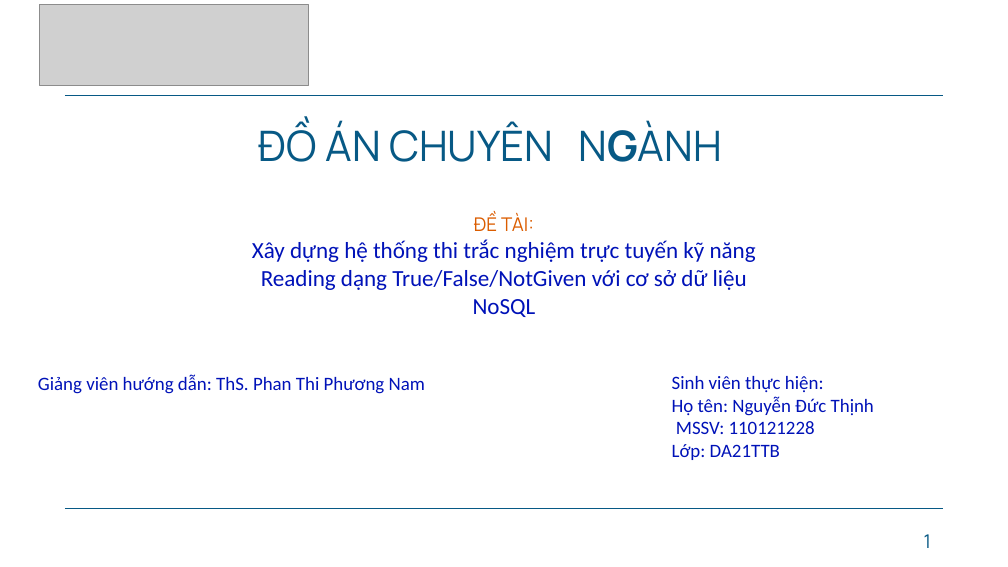
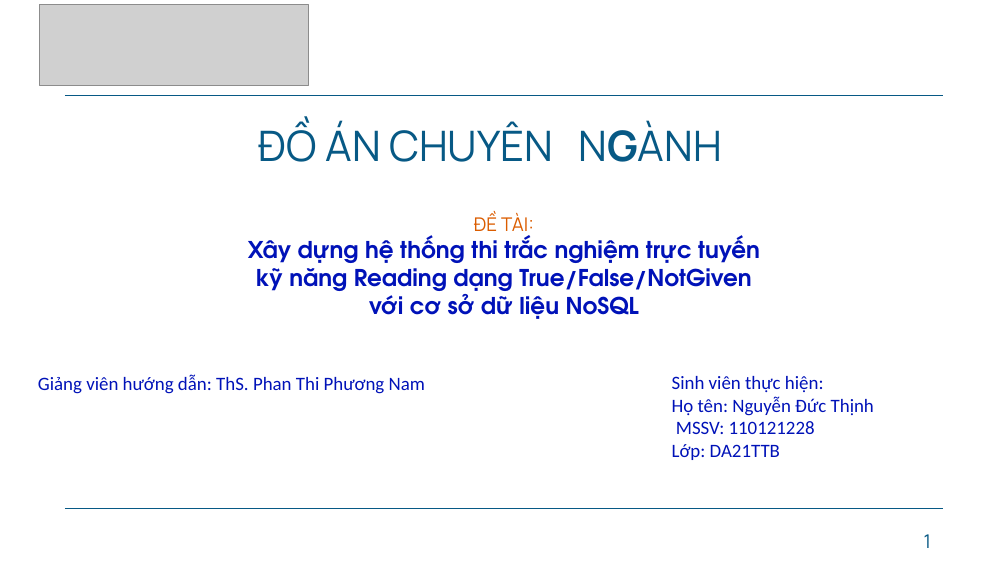
Before and after one commit to Ducthinh1501/CN-DA21TTB-NGUYENDUCTHINH-MONGODB-READINGTESTS, a slide deck: slide 1 of thesis/CN-SLIDE-BAOCAO.pptx. Drawn at 1008x567 pixels with LibreOffice and Linux fonts; fonts in the diff are those of the drawing; grey boxes stand for pictures; background and template pictures are left out. Boxes give left, top, right and bottom in pixels: in the first picture for what was removed or moved away, otherwise in the second. Text is boxed around its words. In the diff, an @@ line names an element or a change of style, - is before the commit and + after.

```diff
--- a/thesis/CN-SLIDE-BAOCAO.pptx
+++ b/thesis/CN-SLIDE-BAOCAO.pptx
@@ text at (248,235,760,319): font Calibri to TeX Gyre Adventor, bold on @@
```
Also in this commit, not shown: 3 other slides changed, 4 slides added, 8 slides removed, 12 other files.
